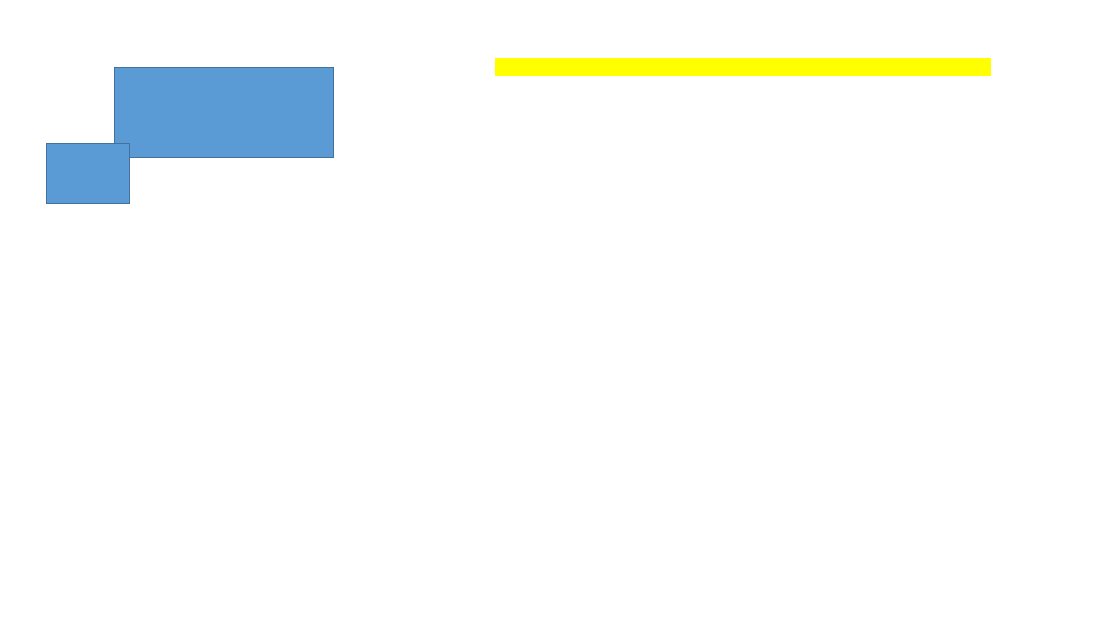
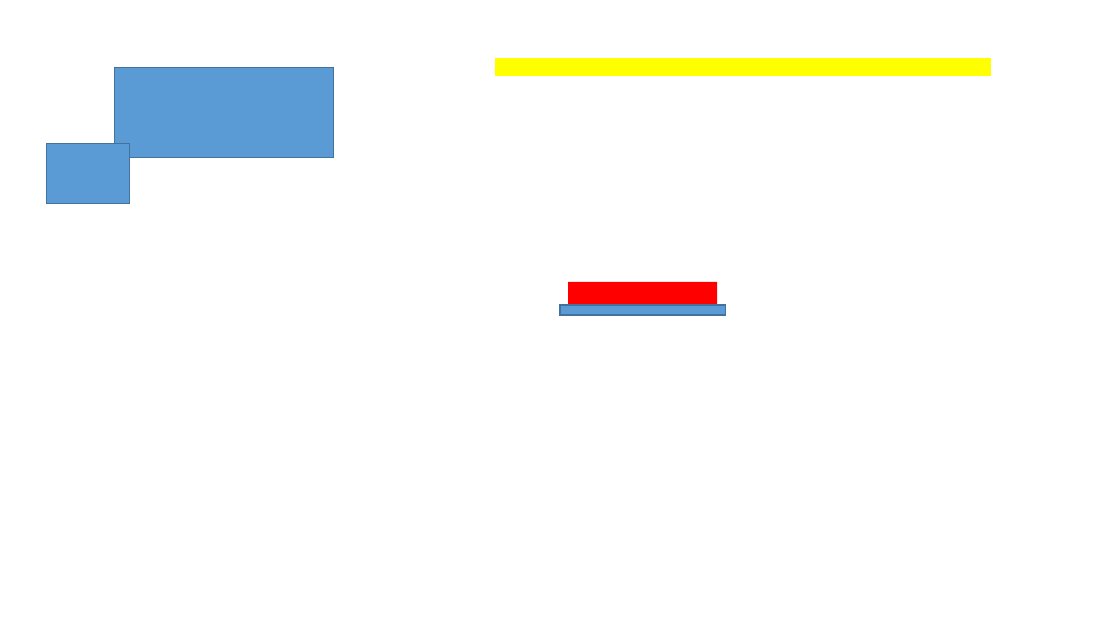
Before and after one commit to CSClub-meikei/Bounce, a slide deck: slide 2 of workspace/graphics.pptx. Drawn at 1120x630 pixels with LibreOffice and Linux fonts; fonts in the diff are those of the drawing. Boxes give left, top, right and bottom in pixels: in the first picture for what was removed or moved away, otherwise in the second. Text is boxed around its words. In the diff, an @@ line names an element or a change of style, - is before the commit and + after.

```diff
--- a/workspace/graphics.pptx
+++ b/workspace/graphics.pptx
@@ rectangle added at (569, 282, 718, 306), fill #FF0000 @@
@@ rectangle added at (560, 305, 726, 315), fill #5B9BD5, outline #43739E 1 pt @@
```
Also in this commit, not shown: 1 slide added, 51 other files.
